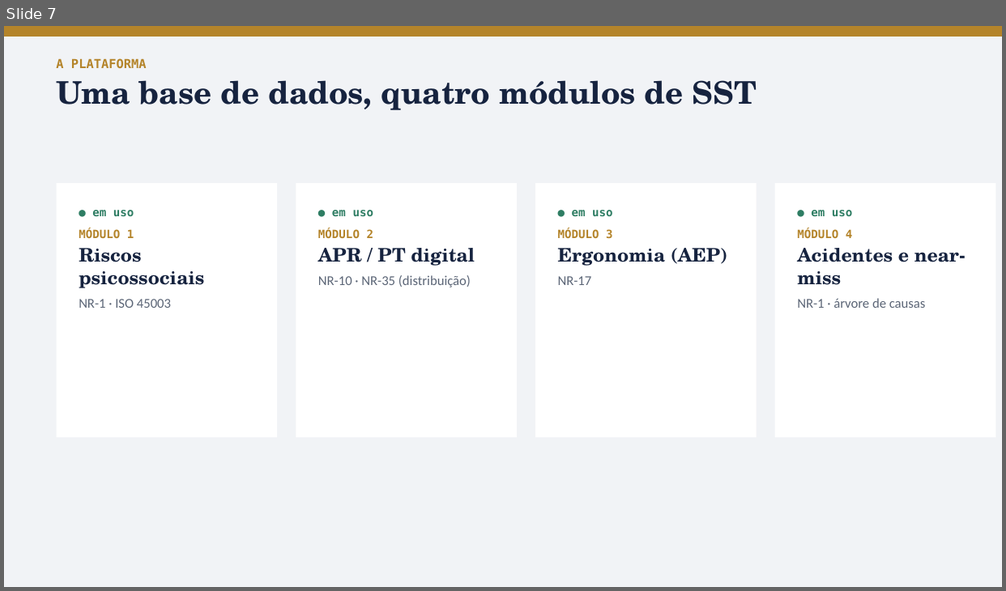
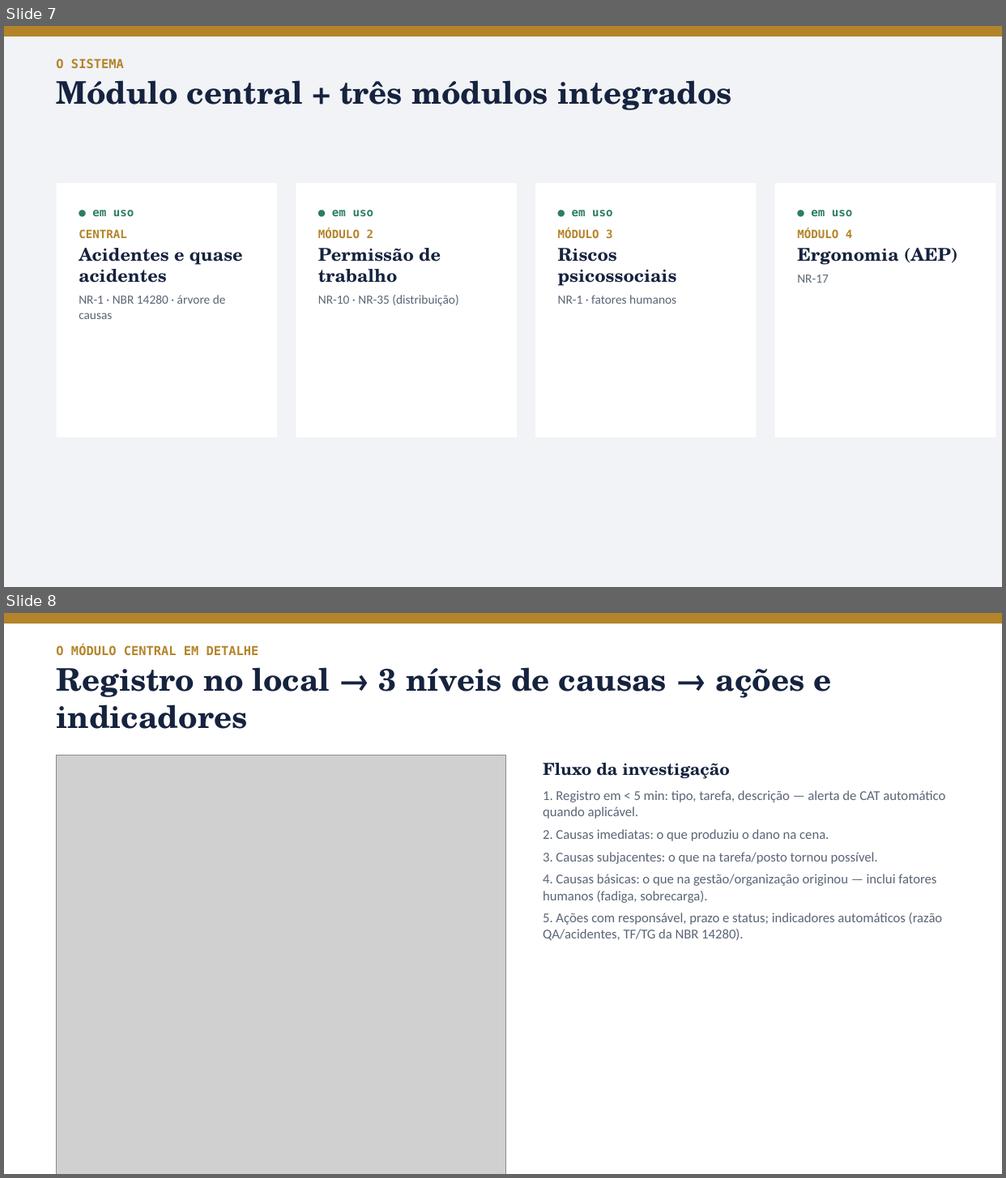
Before and after one commit to rodrigozambon20-del/TCCENGENHARIASEGURAN-A, a slide deck: docs/tcc/apresentacao/Apresentacao_Banca_Psike.pptx. Shown one above the other, each under a label of ours: slide 7 before the commit, slides 7 and 8 after it. The pictures are 1006x591 and 1006x1178 pixels, drawn with LibreOffice and Linux fonts; fonts in the diff are those of the drawing; grey boxes stand for pictures. Boxes give left, top, right and bottom in pixels: in the first picture for what was removed or moved away, otherwise in the second. Text is boxed around its words. In the diff, an @@ line names an element or a change of style, - is before the commit and + after.

```diff
--- a/docs/tcc/apresentacao/Apresentacao_Banca_Psike.pptx
+++ b/docs/tcc/apresentacao/Apresentacao_Banca_Psike.pptx
@@ slide 8 added at [4,613,1002,1174], background #FFFFFF @@
@@ rectangle added at [4,613,1002,624], fill #B4842A @@
@@ text added at [56,645,831,729], 30 pt, text #16233F, bold @@
+O MÓDULO CENTRAL EM DETALHE
+Registro no local → 3 níveis de causas → ações e indicadores
@@ picture added at [57,756,505,1174] @@
@@ text added at [543,763,945,940], 13 pt, text #5B6576 @@
+Fluxo da investigação
+1. Registro em < 5 min: tipo, tarefa, descrição — alerta de CAT automático quando aplicável.
+2. Causas imediatas: o que produziu o dano na cena.
+3. Causas subjacentes: o que na tarefa/posto tornou possível.
+4. Causas básicas: o que na gestão/organização originou — inclui fatores humanos (fadiga, sobrecarga).
+5. Ações com responsável, prazo e status; indicadores automáticos (razão QA/acidentes, TF/TG da NBR 14280).
@@ slide 7 changed as well @@
@@ text at [56,58,732,110]: text changed @@
-A PLATAFORMA
-Uma base de dados, quatro módulos de SST
+O SISTEMA
+Módulo central + três módulos integrados
@@ text at [79,229,243,319]: text changed; size 18 to 12 pt; font TeX Gyre Schola to Calibri; text colour #16233F to #5B6576 @@
-MÓDULO 1
-Riscos psicossociais
-NR-1 · ISO 45003
+CENTRAL
+Acidentes e quase acidentes
+NR-1 · NBR 14280 · árvore de causas
@@ text at [318,248,441,283]: text changed; size 18 to 17 pt @@
-APR / PT digital
+Permissão de trabalho
@@ text at [558,248,677,304]: text changed; size 18 to 17 pt @@
-Ergonomia (AEP)
-NR-17
+Riscos psicossociais
+NR-1 · fatores humanos
@@ text at [797,248,958,283]: text changed; size 18 to 17 pt @@
-Acidentes e near-miss
-NR-1 · árvore de causas
+Ergonomia (AEP)
+NR-17
@@ text at [318,295,458,306]: size 13 to 12 pt in "NR-10 · NR-35 (distribuição)" @@
```
Also in this commit, not shown: 11 other slides changed, 1 slide removed, 5 other files.
